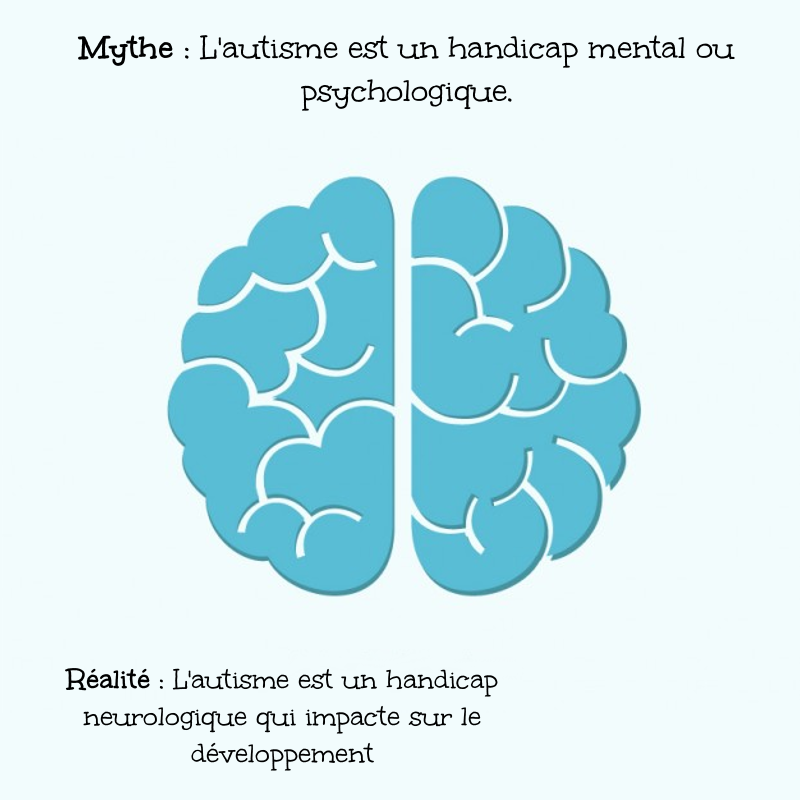
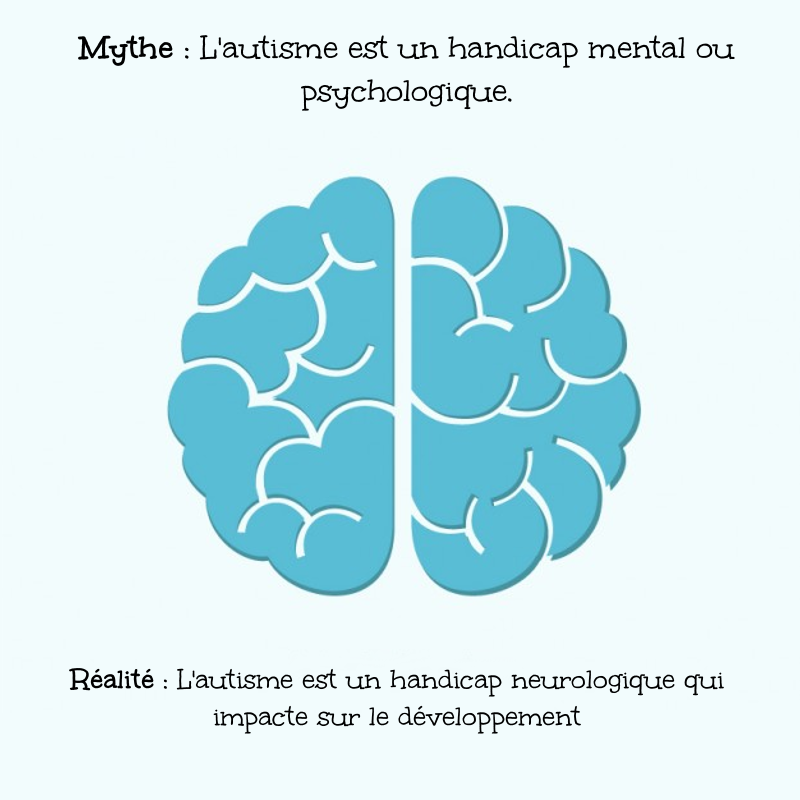
Layer changes from the first (800, 800) image to the second:
painted on "Réalité : L'autisme est un han..." over [65, 668, 724, 771]
